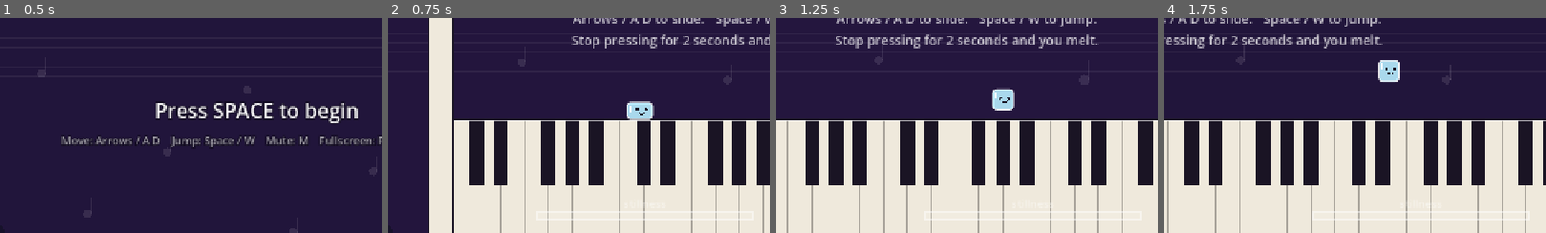
Above: before the commit, frames 1-4 (left to right).
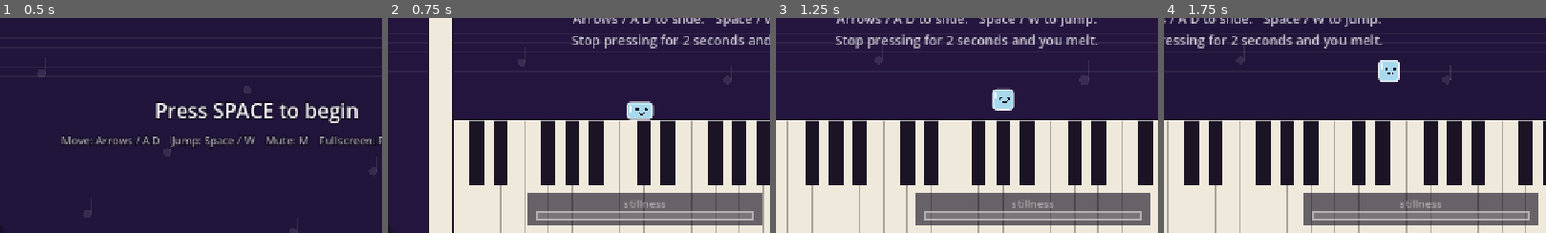
Above: after the commit, the same moments.

Repository: lazywarp/OctAIJam
Game: Godot game, scene res://scenes/main.tscn
Same seed, same stepped clock (60 frames per second), same inputs: the game is played once before the commit and once after it.
Inputs (mouse positions are % of the whole screen's width and height, from its top left):
- Up to frame 1 (0.5 s): no input
- Up to frame 2 (0.75 s): tap Enter at 0.5 s; move the mouse to (72, 45) at 0.52 s; hold Right (move_right) from 0.53 s (still down); tap Z at 0.6 s; click (72, 45) at 0.67 s
- Up to frame 3 (1.25 s): keep holding Right (move_right); tap Space (jump) at 0.77 s
- Up to frame 4 (1.75 s): keep holding Right (move_right); move the mouse to (30, 55) at 1.27 s; tap M at 1.35 s; tap Space (jump) at 1.52 s
The pictures show only the part of the screen within x 16-66%, y 49-99%; the shares and areas given below are measured in that part.

Frame 1 is identical in both runs. In frame 2, 9.3% of the frame differs, in the area x 36-98%, y 81-97%; in frame 3, 9.3%; in frame 4, 9.3%.

Commit message:
Could tier: heat lamps, music pad, per-level backgrounds
Combines blocks C1, C4 and C6, each built and tested on its own branch,
and gives the stillness meter a dark backing so it stays readable over
ivory piano keys. Updates the GDD.

Co-Authored-By: Claude Opus 5.5 <noreply@anthropic.com>

Diff:
--- a/scripts/hud.gd
+++ b/scripts/hud.gd
@@ -73,6 +73,8 @@
 	draw_string(font, Vector2(vp.x - 424, 74), timer, HORIZONTAL_ALIGNMENT_RIGHT, 400, 24, Color(1, 1, 1, 0.85))
 
 	var bar := Rect2(vp.x * 0.5 - 180.0, vp.y - 44.0, 360.0, 12.0)
+	# Dark backing so the meter stays readable over ivory piano keys.
+	draw_rect(Rect2(bar.position + Vector2(-16, -32), bar.size + Vector2(32, 42)), Color(0.05, 0.03, 0.1, 0.6))
 	draw_rect(bar, Color(1, 1, 1, 0.12))
 	draw_rect(Rect2(bar.position, Vector2(bar.size.x * k, bar.size.y)), Color("8fe3ff").lerp(Color("ff5a3c"), k))
 	var lamp: bool = main.state == "play" and main.under_lamp()
Not shown, changed: docs/GDD.md
